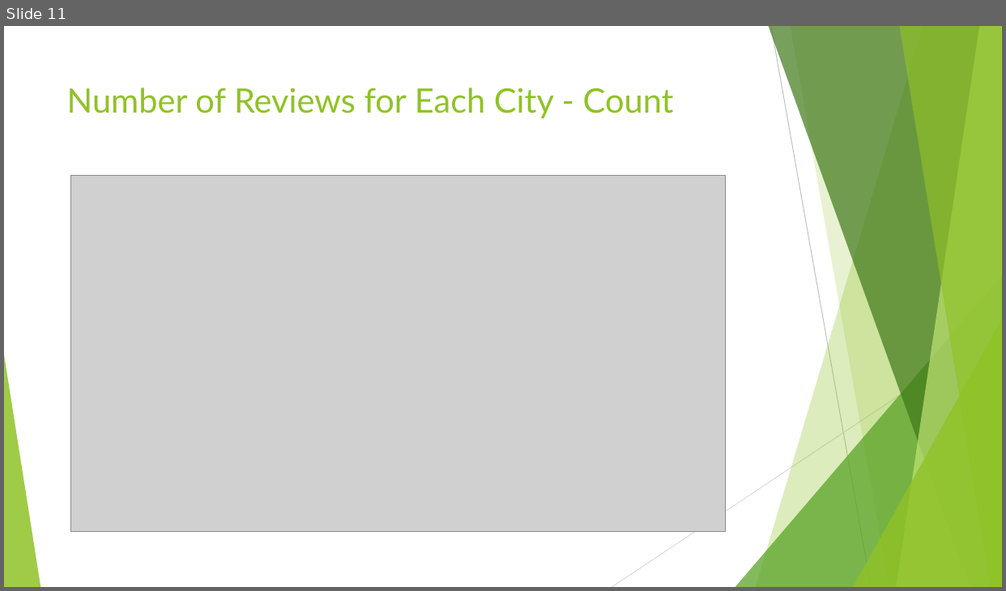
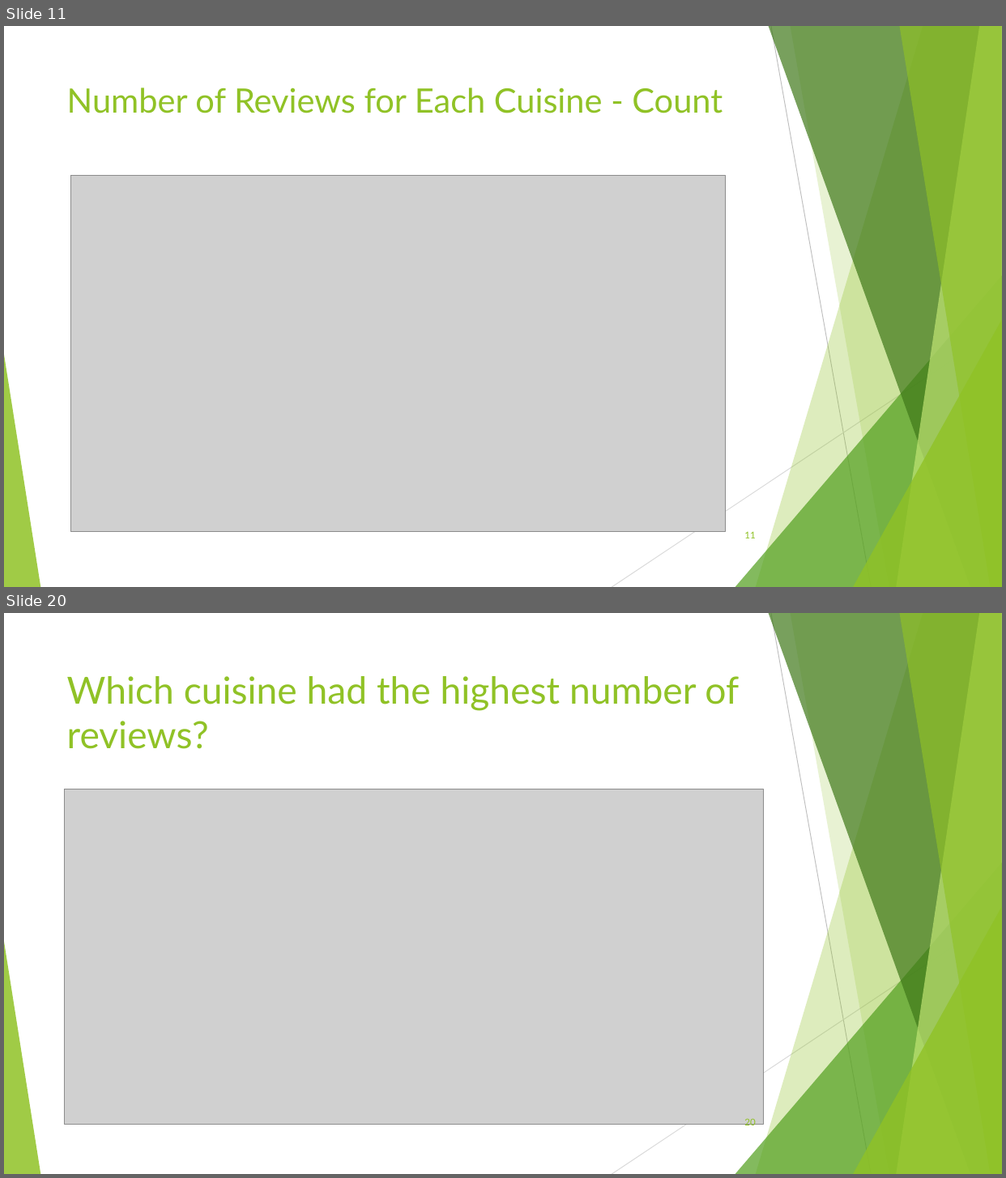
Before and after one commit to Cnw695/Project_1, a slide deck: final_project_one_slides.pptx. Shown one above the other, each under a label of ours: slide 11 before the commit, slides 11 and 20 after it; the slides between them are not shown. The pictures are 1006x591 and 1006x1178 pixels, drawn with LibreOffice and Linux fonts; fonts in the diff are those of the drawing; grey boxes stand for pictures. Boxes give left, top, right and bottom in pixels: in the first picture for what was removed or moved away, otherwise in the second. Text is boxed around its words. In the diff, an @@ line names an element or a change of style, - is before the commit and + after.

```diff
--- a/final_project_one_slides.pptx
+++ b/final_project_one_slides.pptx
@@ slide 20 added at (4,613,1002,1174), background #FFFFFF; not listed: 10 template elements that a slide beside it also shows @@
@@ title added at (67,676,739,749), 36 pt, text #90C226 @@
+Which cuisine had the highest number of reviews?
@@ picture added at (65,789,763,1124) @@
@@ page number added at (744,1118,755,1128), 9 pt, text #90C226 @@
+20
@@ slide 11 changed as well @@
@@ title at (67,88,722,113): text changed @@
-Number of Reviews for Each City - Count
+Number of Reviews for Each Cuisine - Count
@@ page number added at (744,531,755,539), 9 pt, text #90C226 @@
+11
```
Also in this commit, not shown: 12 other slides changed, 12 other slides added, 12 slides removed, 10 other files.
